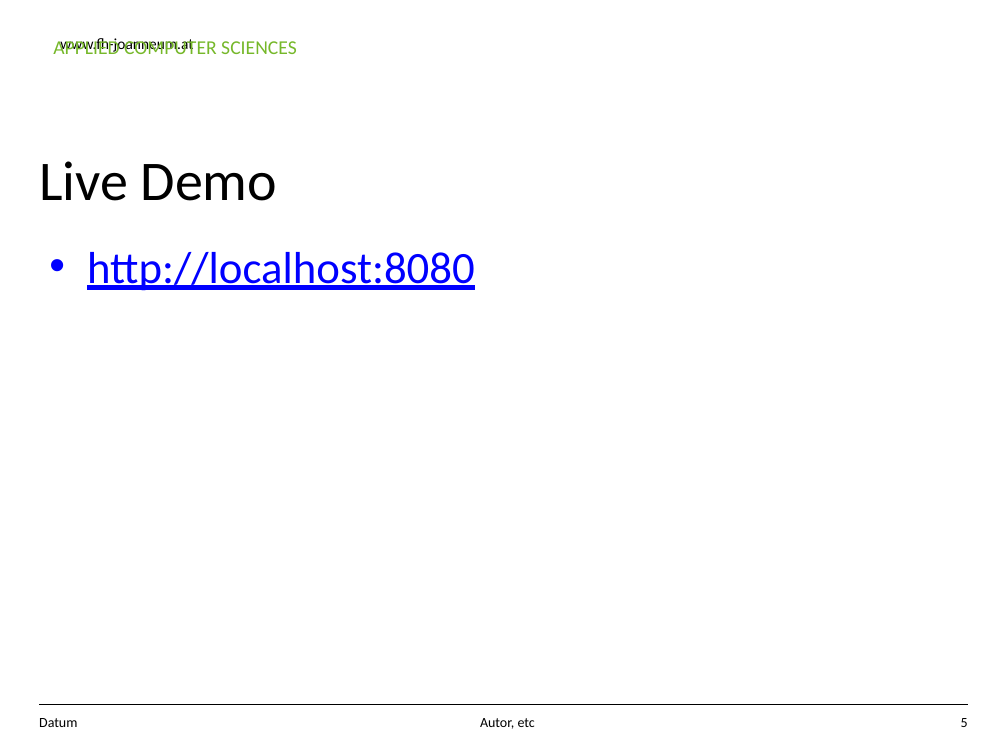
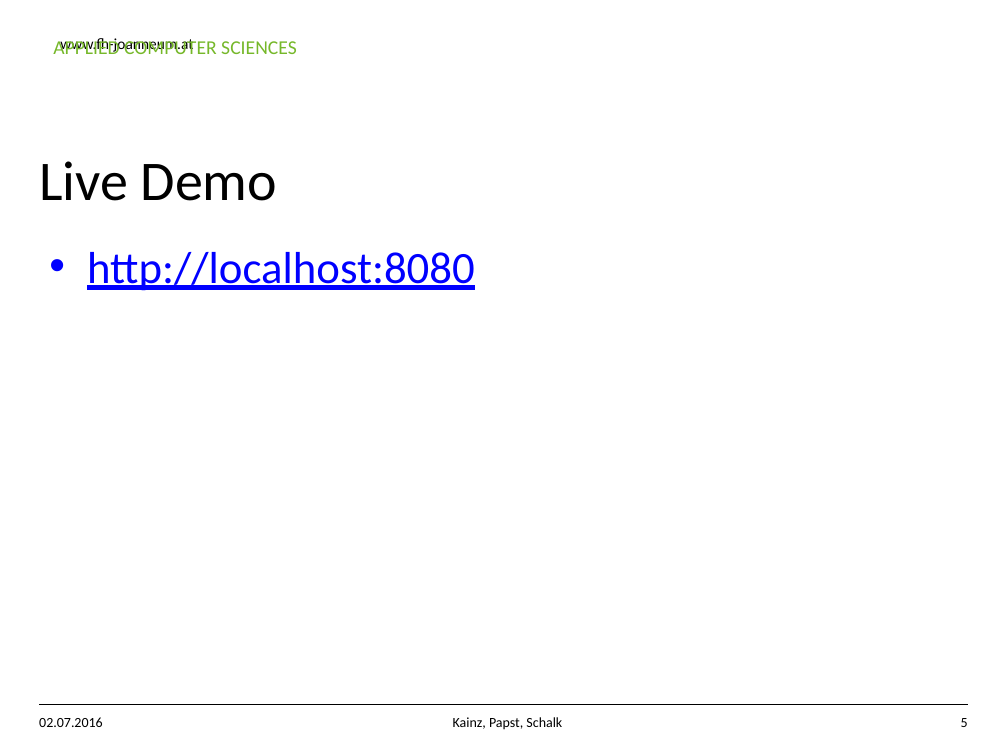
Before and after one commit to papstpat14/ria_app, a slide deck: slide 5 of doc/moodle_presentation.pptx. Drawn at 1008x756 pixels with LibreOffice and Linux fonts; fonts in the diff are those of the drawing; background and template pictures are left out. Boxes give left, top, right and bottom in pixels: in the first picture for what was removed or moved away, otherwise in the second. Text is boxed around its words. In the diff, an @@ line names an element or a change of style, - is before the commit and + after.

```diff
--- a/doc/moodle_presentation.pptx
+++ b/doc/moodle_presentation.pptx
@@ text at [39, 717, 103, 727]: text changed @@
-Datum
+02.07.2016
@@ text at [453, 717, 562, 730]: text changed @@
-Autor, etc
+Kainz, Papst, Schalk
```
Also in this commit, not shown: 4 other slides changed.
